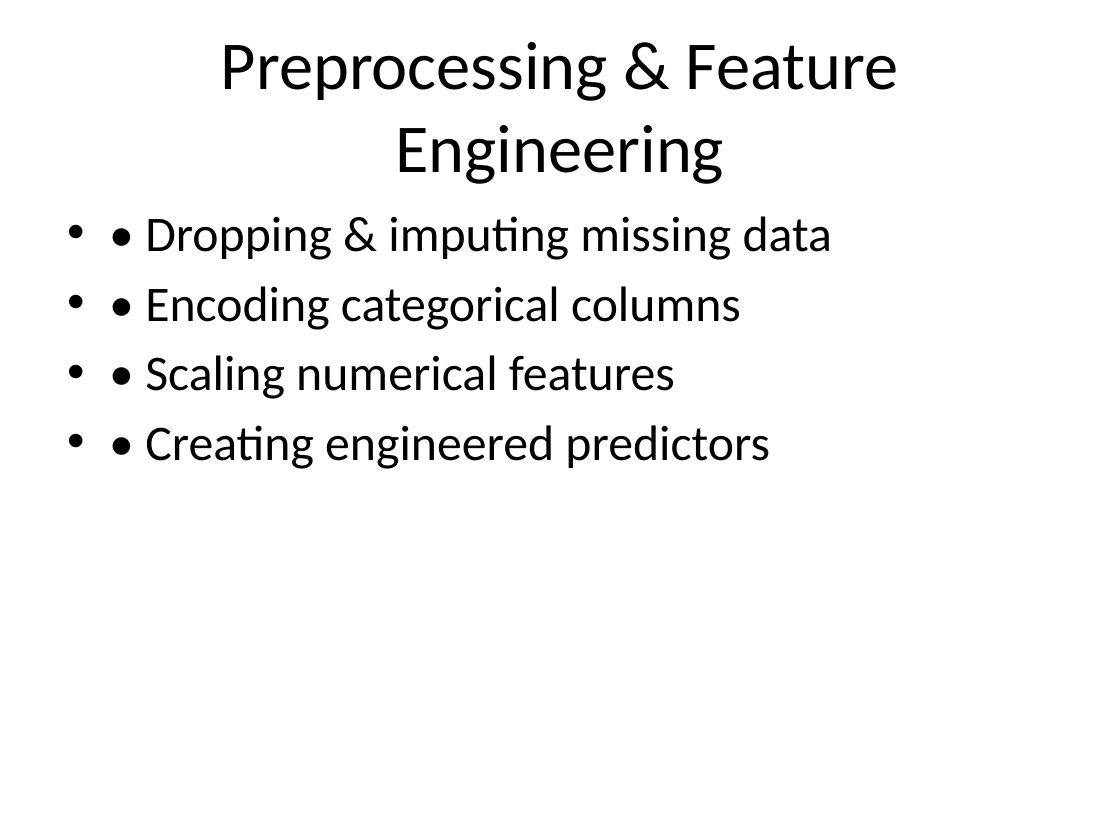
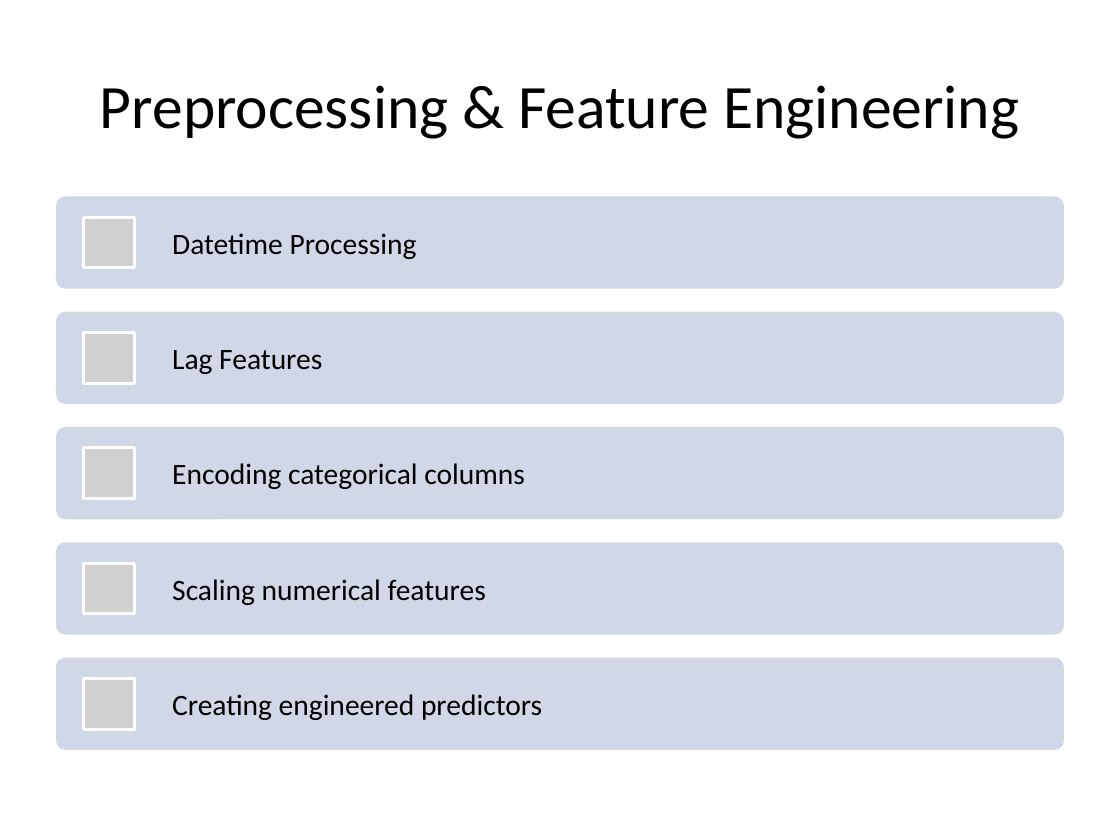
Before and after one commit to ansmalik67/multimodal-glucose-forecasting, a slide deck: slide 5 of Final_Glycaemic_Project_Presentation.pptx. Drawn at 1120x840 pixels with LibreOffice and Linux fonts; fonts in the diff are those of the drawing; grey boxes stand for pictures. Boxes give left, top, right and bottom in pixels: in the first picture for what was removed or moved away, otherwise in the second. Text is boxed around its words. In the diff, an @@ line names an element or a change of style, - is before the commit and + after.

```diff
--- a/Final_Glycaemic_Project_Presentation.pptx
+++ b/Final_Glycaemic_Project_Presentation.pptx
@@ title "Preprocessing & Feature Engineering" at bbox=[100, 85, 1019, 139]: size 44 to 39.6 pt @@
@@ text removed at bbox=[145, 216, 832, 469] @@
-• • Dropping & imputing missing data
-• • Encoding categorical columns
-• • Scaling numerical features
-• • Creating engineered predictors
@@ group added at bbox=[56, 196, 1064, 749]: 5 rounded rectangles, 5 pictures, 5 texts @@
+Datetime Processing
+Lag Features
+Encoding categorical columns
+Scaling numerical features
+Creating engineered predictors
```
Also in this commit, not shown: 13 other slides changed, 2 slides added, 1 other file.
